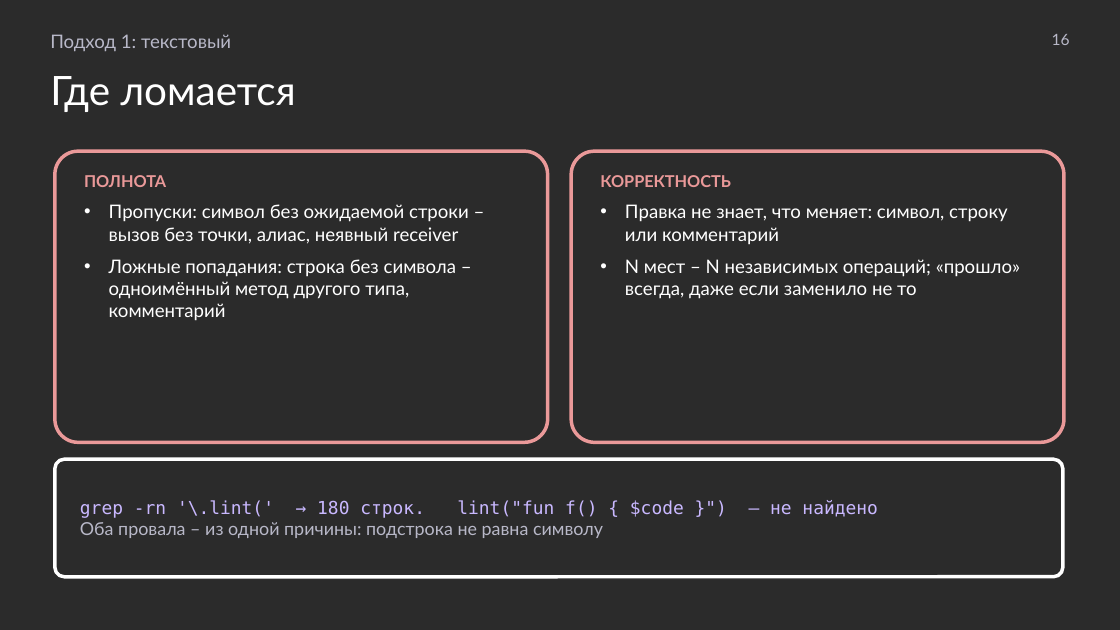
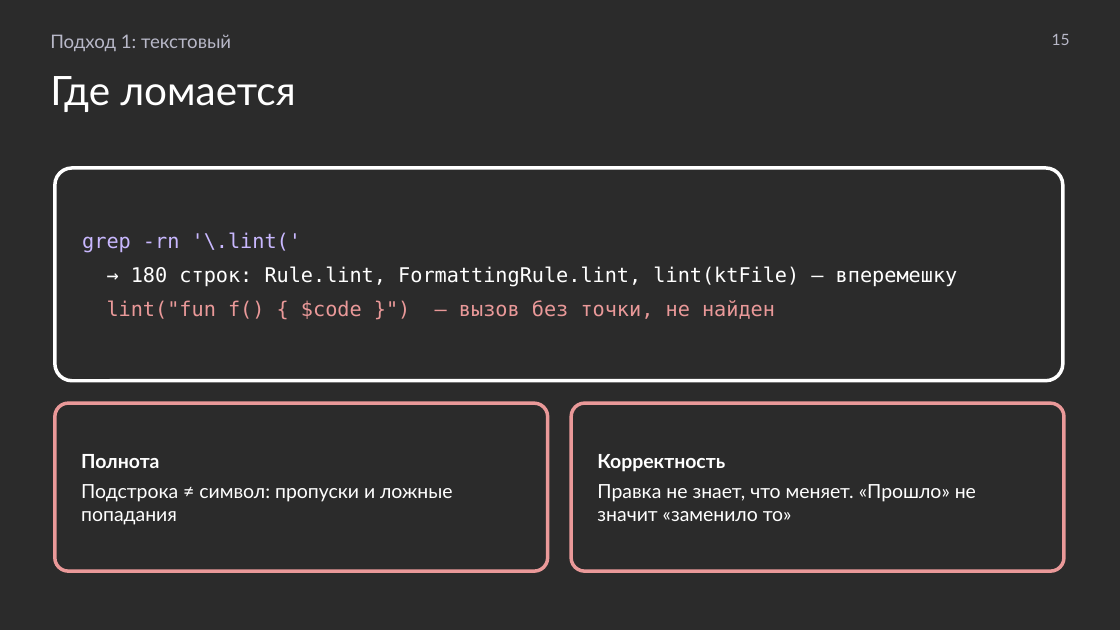
Before and after one commit to MchKosticyn/ide-refactoring-in-ai-agents, a slide deck: slide 15 of Доклад_ Рефакторинг в ИИ-агентах.pptx (slide 16 before the commit). Drawn at 1120x630 pixels with LibreOffice and Linux fonts; fonts in the diff are those of the drawing; background and template pictures are left out; a plain dark background stands for a picture behind light text. Boxes give left, top, right and bottom in pixels: in the first picture for what was removed or moved away, otherwise in the second. Text is boxed around its words. In the diff, an @@ line names an element or a change of style, - is before the commit and + after.

Commit message:
Presentation after review: one-tier plan slides, single case slide, metrics strip on every run, LSP pros/cons, protocol-level wording, dry copy; sync plan

```diff
--- a/Доклад_ Рефакторинг в ИИ-агентах.pptx
+++ b/Доклад_ Рефакторинг в ИИ-агентах.pptx
@@ text at (1052, 34, 1070, 45): text changed @@
-16
+15
@@ rounded rectangle "grep -rn '\.lint('": place and size @@
-rounded rectangle "grep -rn '\.lint('" at (55, 151, 548, 442)
+rounded rectangle "grep -rn '\.lint('" at (55, 168, 1063, 381)
@@ rounded rectangle "grep -rn '\.lint('" at (55, 168, 1063, 381): vertical alignment top to middle; outline #EA9999 2.25 pt to #FFFFFF 2.25 pt @@
@@ rounded rectangle removed at (571, 151, 1064, 442) @@
-КОРРЕКТНОСТЬ
-• Правка не знает, что меняет: символ, строку или комментарий
-• N мест – N независимых операций; «прошло» всегда, даже если заменило не то
@@ text in rounded rectangle at (82, 232, 958, 319): text changed; size 12 to 13 pt; font Lato to DejaVu Sans Mono @@
-ПОЛНОТА
-• Пропуски: символ без ожидаемой строки – вызов без точки, алиас, неявный receiver
-• Ложные попадания: строка без символа – одноимённый метод другого типа, комментарий
+grep -rn '\.lint('
+→ 180 строк: Rule.lint, FormattingRule.lint, lint(ktFile) – вперемешку
+lint("fun f() { $code }") – вызов без точки, не найден
@@ rounded rectangle added at (55, 403, 548, 571), outline #EA9999 2.25 pt, 12.5 pt, text #FFFFFF @@
+Полнота
+Подстрока ≠ символ: пропуски и ложные попадания
@@ rounded rectangle "Корректность": place and size @@
-rounded rectangle "Корректность" at (55, 459, 1063, 577)
+rounded rectangle "Корректность" at (571, 403, 1064, 571)
@@ rounded rectangle "Корректность" at (571, 403, 1064, 571): outline #FFFFFF 2.25 pt to #EA9999 2.25 pt @@
@@ text in rounded rectangle at (597, 454, 976, 521): text changed; size 11.5 to 12.5 pt; font DejaVu Sans Mono to Lato; text colour #C9B8FF to #FFFFFF @@
-grep -rn '\.lint(' → 180 строк. lint("fun f() { $code }") – не найдено
-Оба провала – из одной причины: подстрока не равна символу
+Корректность
+Правка не знает, что меняет. «Прошло» не значит «заменило то»
```
Also in this commit, not shown: 28 other slides changed, 8 slides added, 9 slides removed, 2 other files.
